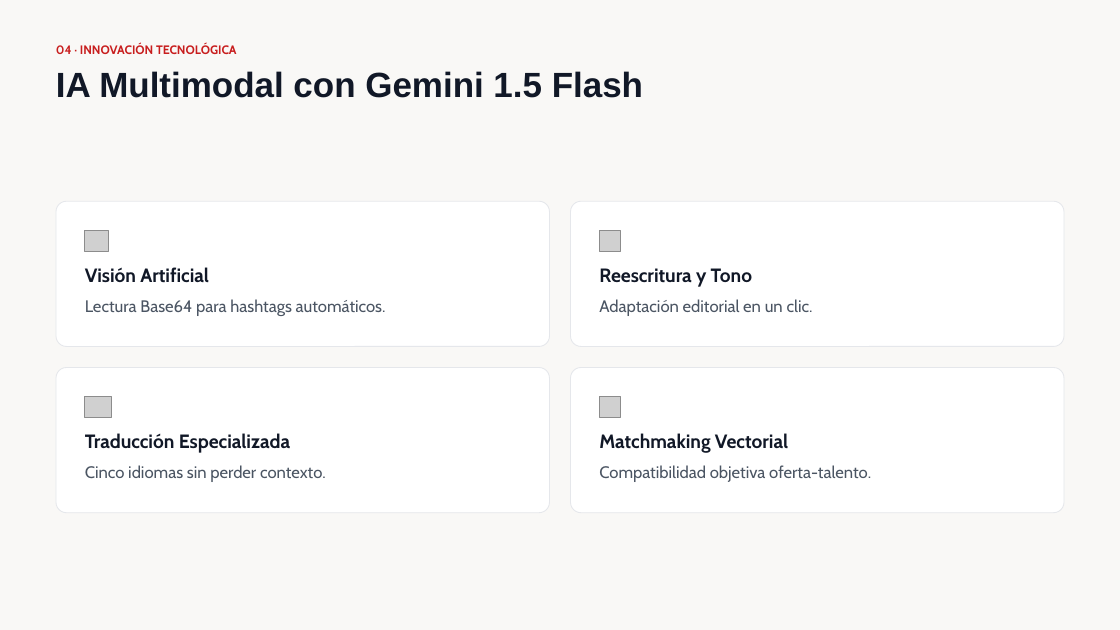
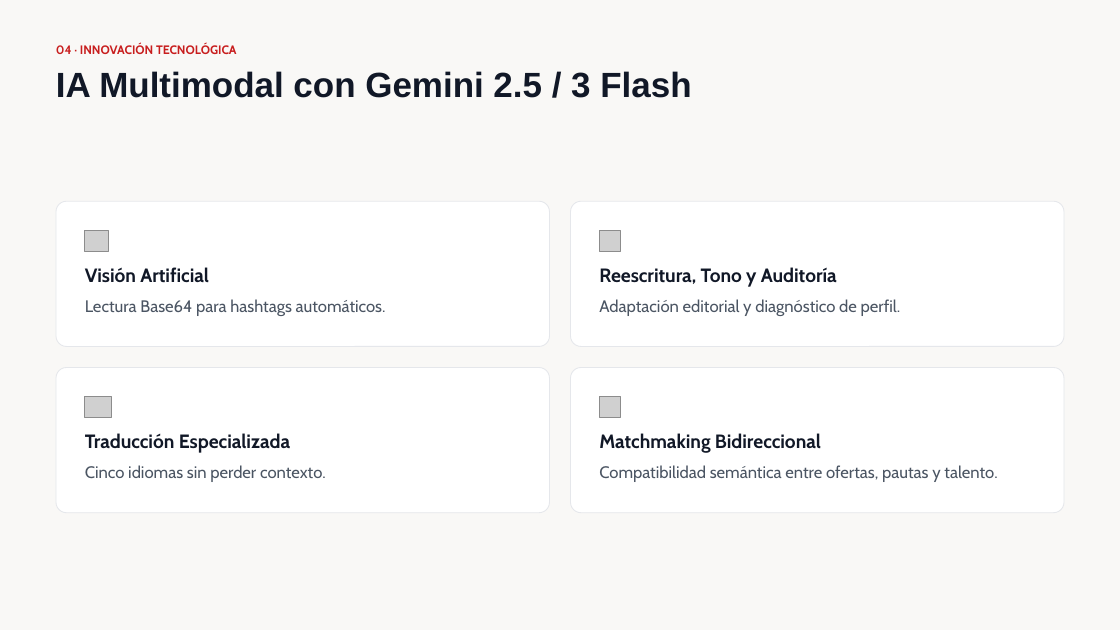
Before and after one commit to Benjamin-Duoc/CAPSTONEV2, a slide deck: slide 8 of Fase 3/Presentacion fase 3.pptx (slide 7 before the commit). Drawn at 1120x630 pixels with LibreOffice and Linux fonts; fonts in the diff are those of the drawing; grey boxes stand for pictures. Boxes give left, top, right and bottom in pixels: in the first picture for what was removed or moved away, otherwise in the second. Text is boxed around its words. In the diff, an @@ line names an element or a change of style, - is before the commit and + after.

```diff
--- a/Fase 3/Presentacion fase 3.pptx
+++ b/Fase 3/Presentacion fase 3.pptx
@@ text at box(56, 71, 691, 98): text changed @@
-IA Multimodal con Gemini 1.5 Flash
+IA Multimodal con Gemini 2.5 / 3 Flash
@@ text at box(599, 267, 837, 287): text changed @@
-Reescritura y Tono
+Reescritura, Tono y Auditoría
@@ text at box(599, 299, 900, 316): text changed @@
-Adaptación editorial en un clic.
+Adaptación editorial y diagnóstico de perfil.
@@ text at box(599, 433, 821, 453): text changed @@
-Matchmaking Vectorial
+Matchmaking Bidireccional
@@ text at box(599, 465, 997, 482): text changed @@
-Compatibilidad objetiva oferta-talento.
+Compatibilidad semántica entre ofertas, pautas y talento.
```
Also in this commit, not shown: 6 other slides changed, 2 slides added, 8 other files.
